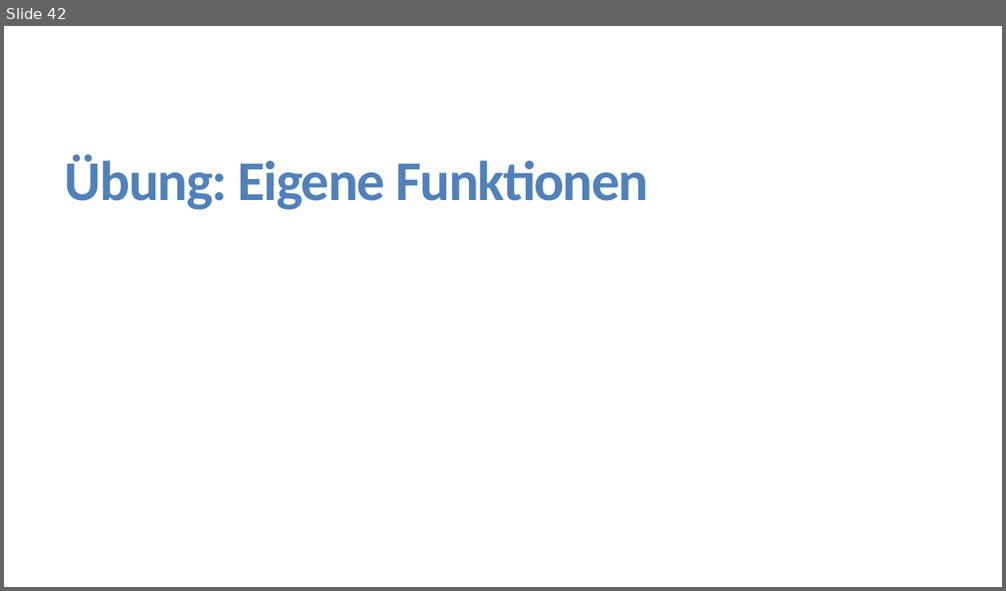
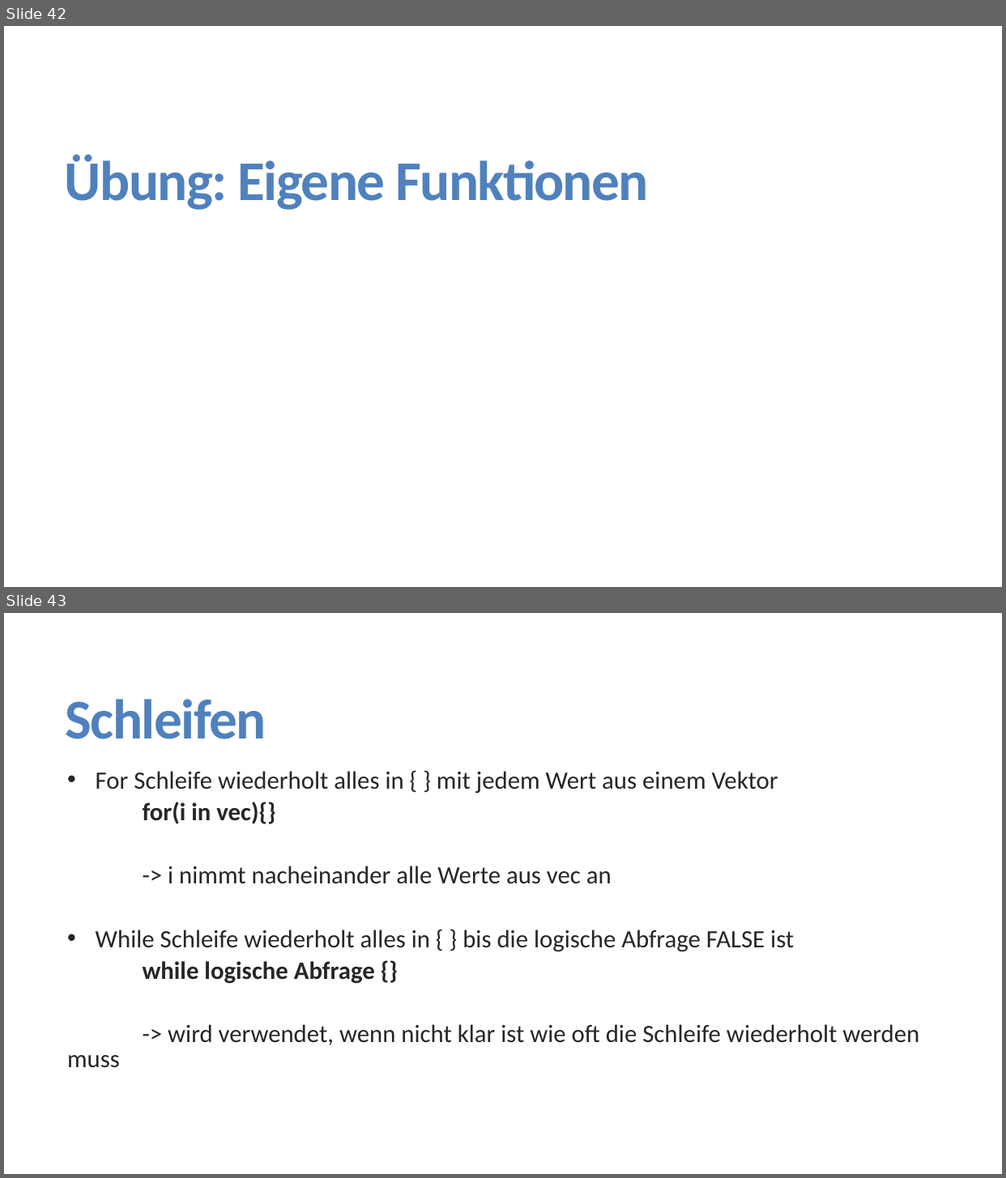
Before and after one commit to FlorianKeppeler/RKurs, a slide deck: Präsentationen/Einführung in R.pptx. Shown one above the other, each under a label of ours: slide 42 before the commit, slides 42 and 43 after it. The pictures are 1006x591 and 1006x1178 pixels, drawn with LibreOffice and Linux fonts; fonts in the diff are those of the drawing. Boxes give left, top, right and bottom in pixels: in the first picture for what was removed or moved away, otherwise in the second. Text is boxed around its words. In the diff, an @@ line names an element or a change of style, - is before the commit and + after.

```diff
--- a/Präsentationen/Einführung in R.pptx
+++ b/Präsentationen/Einführung in R.pptx
@@ slide 43 added at bbox=[4, 613, 1002, 1174], background #FFFFFF @@
@@ title added at bbox=[66, 699, 266, 739], 54 pt, text #4F81BD, bold @@
+Schleifen
@@ text added at bbox=[96, 771, 919, 1046], 24 pt, text #262626 @@
+  • For Schleife wiederholt alles in { } mit jedem Wert aus einem Vektor
+  for(i in vec){}
+  -> i nimmt nacheinander alle Werte aus vec an
+  • While Schleife wiederholt alles in { } bis die logische Abfrage FALSE ist
+  while logische Abfrage {}
+  -> wird verwendet, wenn nicht klar ist wie oft die Schleife wiederholt werden muss
```
Also in this commit, not shown: 2 other slides added, 5 slides removed, 49 other files.
